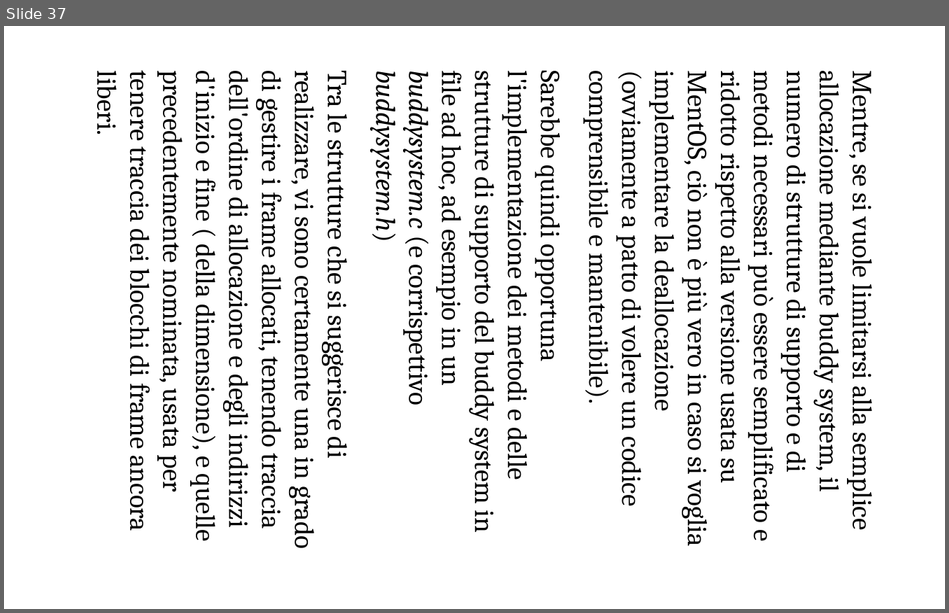
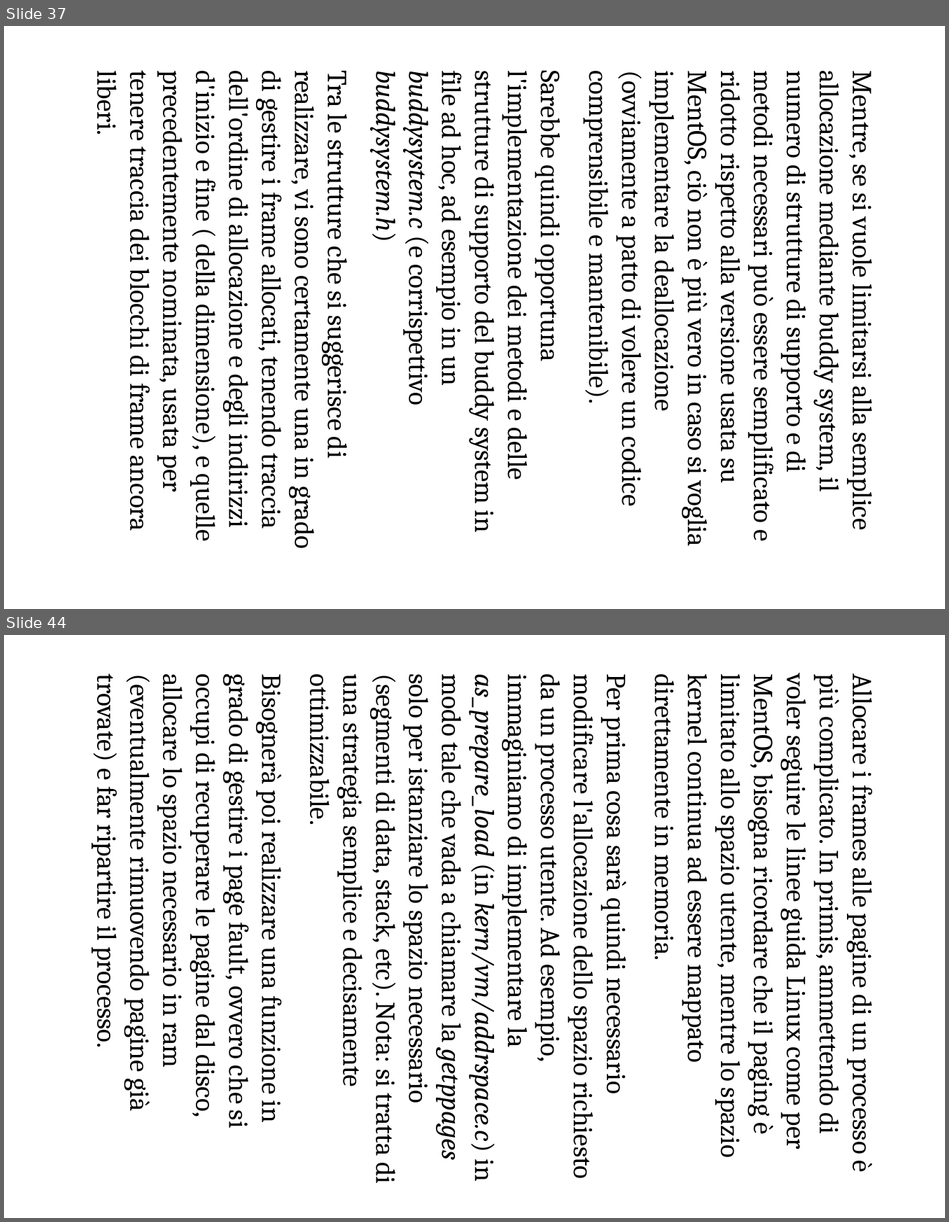
Before and after one commit to ProgrammazioneDiSistema2023-IA-ZZ/Group04, a slide deck: MentOS - Gestione Memoria.odp. Shown one above the other, each under a label of ours: slide 37 before the commit, slides 37 and 44 after it; the slides between them are not shown. The pictures are 949x613 and 949x1222 pixels, drawn with LibreOffice and Linux fonts; fonts in the diff are those of the drawing. Boxes give left, top, right and bottom in pixels: in the first picture for what was removed or moved away, otherwise in the second. Text is boxed around its words. In the diff, an @@ line names an element or a change of style, - is before the commit and + after.

Commit message:
Added credits and sources at the end
Still missing the Paging implementation in the Memory part

```diff
--- a/MentOS - Gestione Memoria.odp
+++ b/MentOS - Gestione Memoria.odp
@@ slide 44 added at box(4, 635, 945, 1218), background #FFFFFF @@
@@ text added at box(90, 676, 881, 1183), 28 pt, text #000000 @@
+Allocare i frames alle pagine di un processo è più complicato. In primis, ammettendo di voler seguire le linee guida Linux come per MentOS, bisogna ricordare che il paging è limitato allo spazio utente, mentre lo spazio kernel continua ad essere mappato direttamente in memoria.
+Per prima cosa sarà quindi necessario modificare l'allocazione dello spazio richiesto da un processo utente. Ad esempio, immaginiamo di implementare la as_prepare_load (in kern/vm/addrspace.c) in modo tale che vada a chiamare la getppages solo per istanziare lo spazio necessario (segmenti di data, stack, etc). Nota: si tratta di una strategia semplice e decisamente ottimizzabile.
+Bisognerà poi realizzare una funzione in grado di gestire i page fault, ovvero che si occupi di recuperare le pagine dal disco, allocare lo spazio necessario in ram (eventualmente rimuovendo pagine già trovate) e far ripartire il processo.
```
Also in this commit, not shown: 1 slide changed, 9 other slides added, 3 slides removed, 1 other file.
